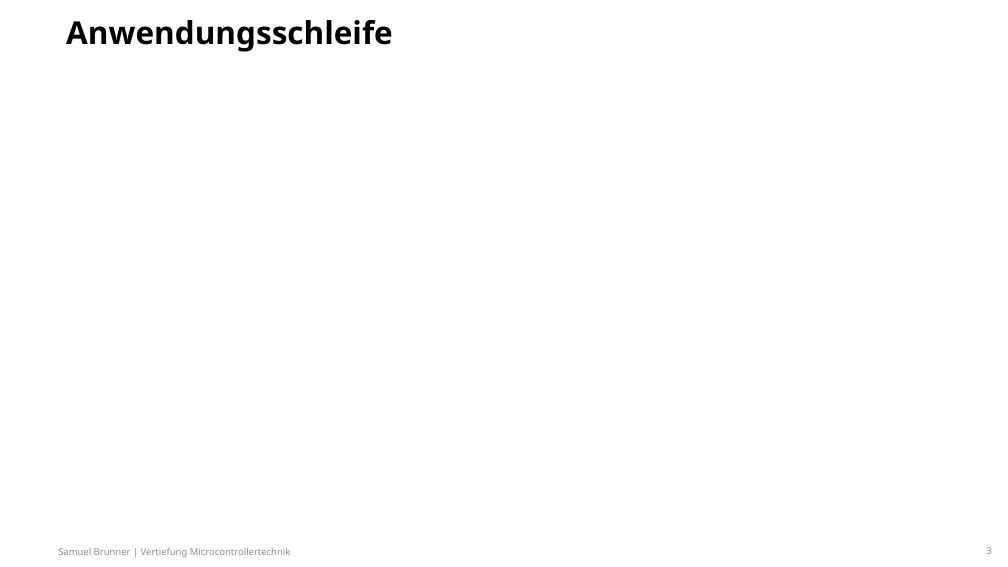
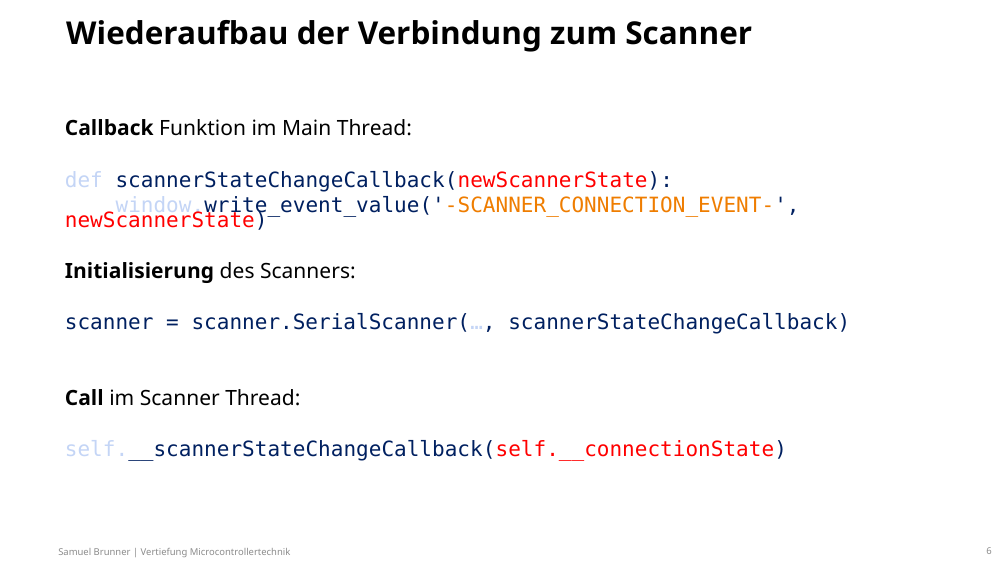
Before and after one commit to Oberfeldwedler/km3003, a slide deck: slide 6 of docs/Präsi/VMC_KM3003.pptx (slide 3 before the commit). Drawn at 1008x567 pixels with LibreOffice and Linux fonts; fonts in the diff are those of the drawing; background and template pictures are left out. Boxes give left, top, right and bottom in pixels: in the first picture for what was removed or moved away, otherwise in the second. Text is boxed around its words. In the diff, an @@ line names an element or a change of style, - is before the commit and + after.

```diff
--- a/docs/Präsi/VMC_KM3003.pptx
+++ b/docs/Präsi/VMC_KM3003.pptx
@@ text at (66, 20, 752, 52): text changed @@
-Anwendungsschleife
+Wiederaufbau der Verbindung zum Scanner
@@ text added at (65, 119, 850, 461), 20 pt, text #002060 @@
+Callback Funktion im Main Thread:
+def scannerStateChangeCallback(newScannerState):
+window.write_event_value('-SCANNER_CONNECTION_EVENT-', newScannerState)
+Initialisierung des Scanners:
+scanner = scanner.SerialScanner(…, scannerStateChangeCallback)
+Call im Scanner Thread:
+self.__scannerStateChangeCallback(self.__connectionState)
```
Also in this commit, not shown: 4 other slides changed, 5 other files.
